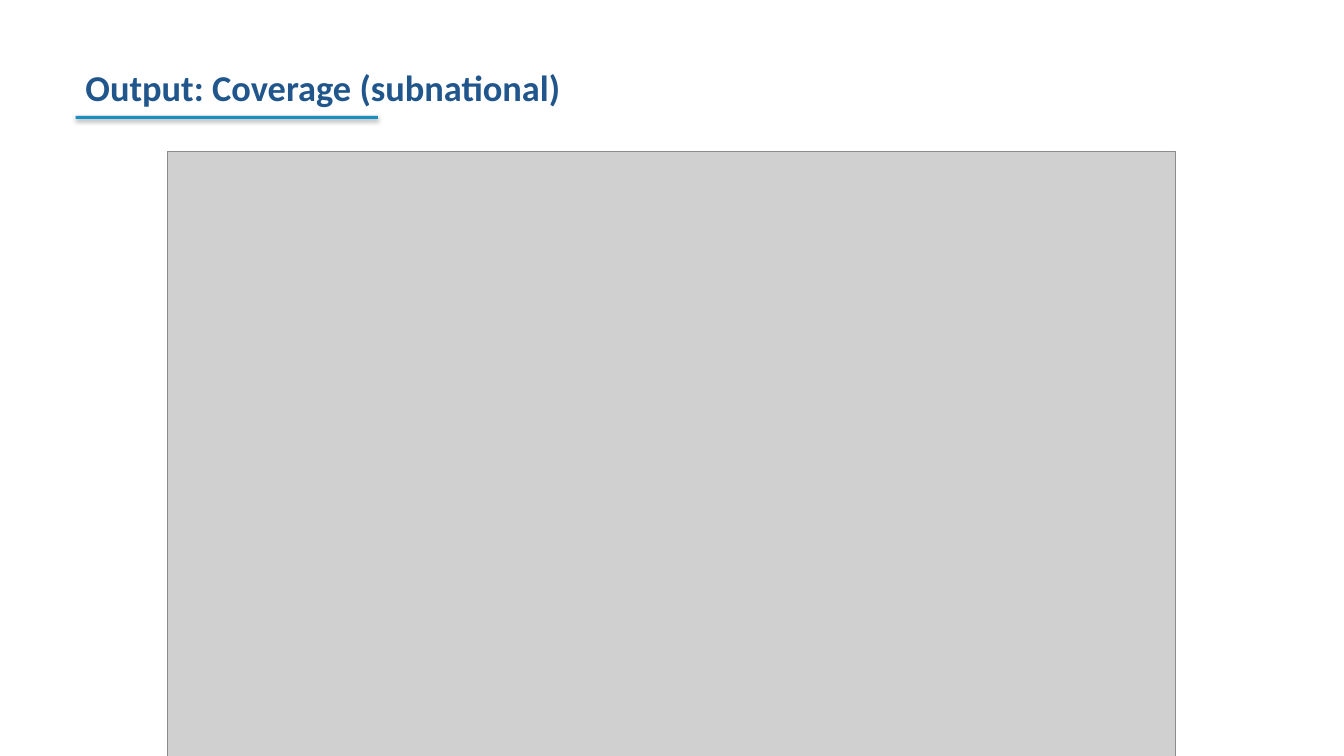
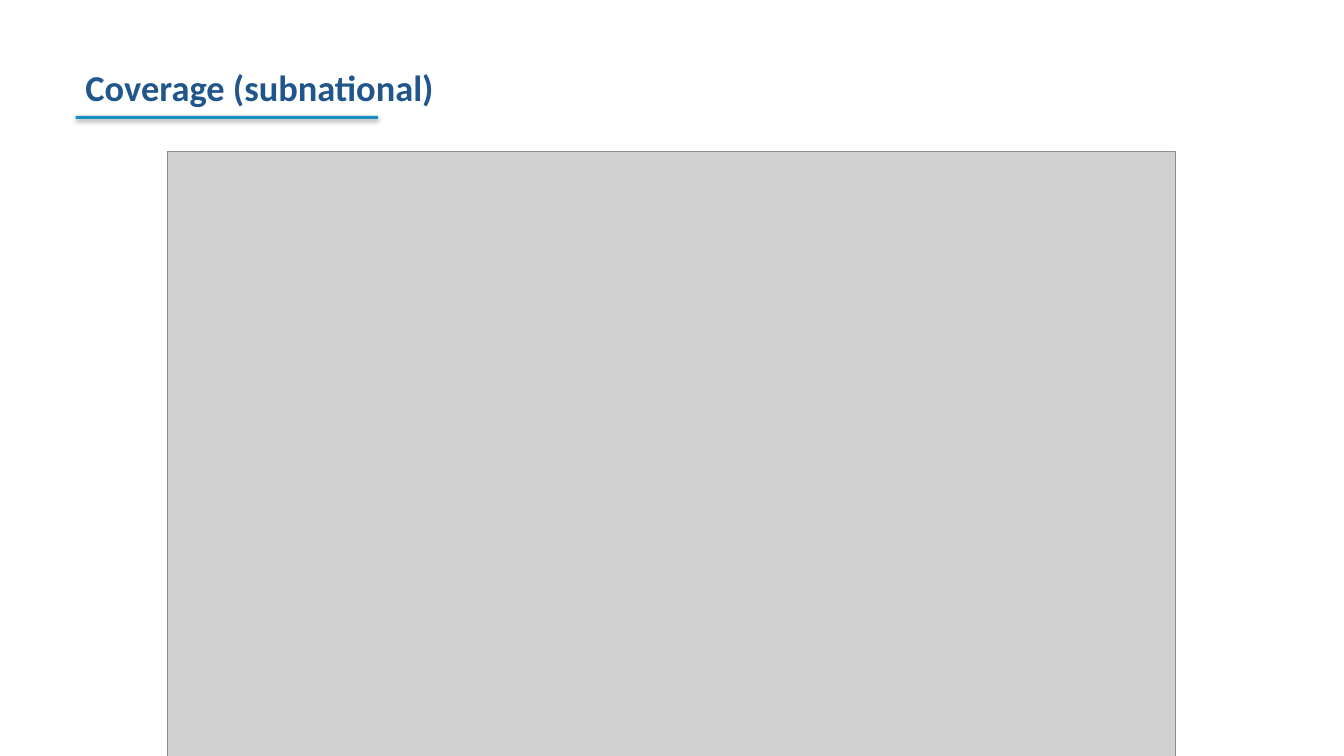
Before and after one commit to FASTR-Analytics/fastr-resource-hub, a slide deck: slide 101 of outputs/2026-zambia_deck.pptx (slide 102 before the commit). Drawn at 1344x756 pixels with LibreOffice and Linux fonts; fonts in the diff are those of the drawing; grey boxes stand for pictures. Boxes give left, top, right and bottom in pixels: in the first picture for what was removed or moved away, otherwise in the second. Text is boxed around its words. In the diff, an @@ line names an element or a change of style, - is before the commit and + after.

```diff
--- a/outputs/2026-zambia_deck.pptx
+++ b/outputs/2026-zambia_deck.pptx
@@ text at [85,74,434,107]: text changed @@
-Output: Coverage (subnational)
+Coverage (subnational)
```
Also in this commit, not shown: 4 other slides changed, 2 slides added, 3 slides removed, 35 other files.
